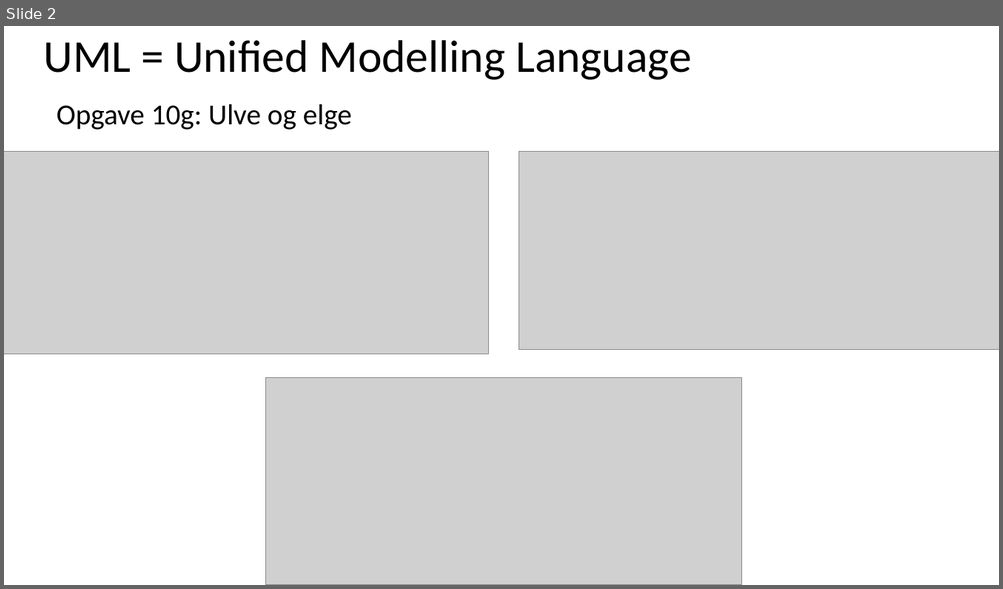
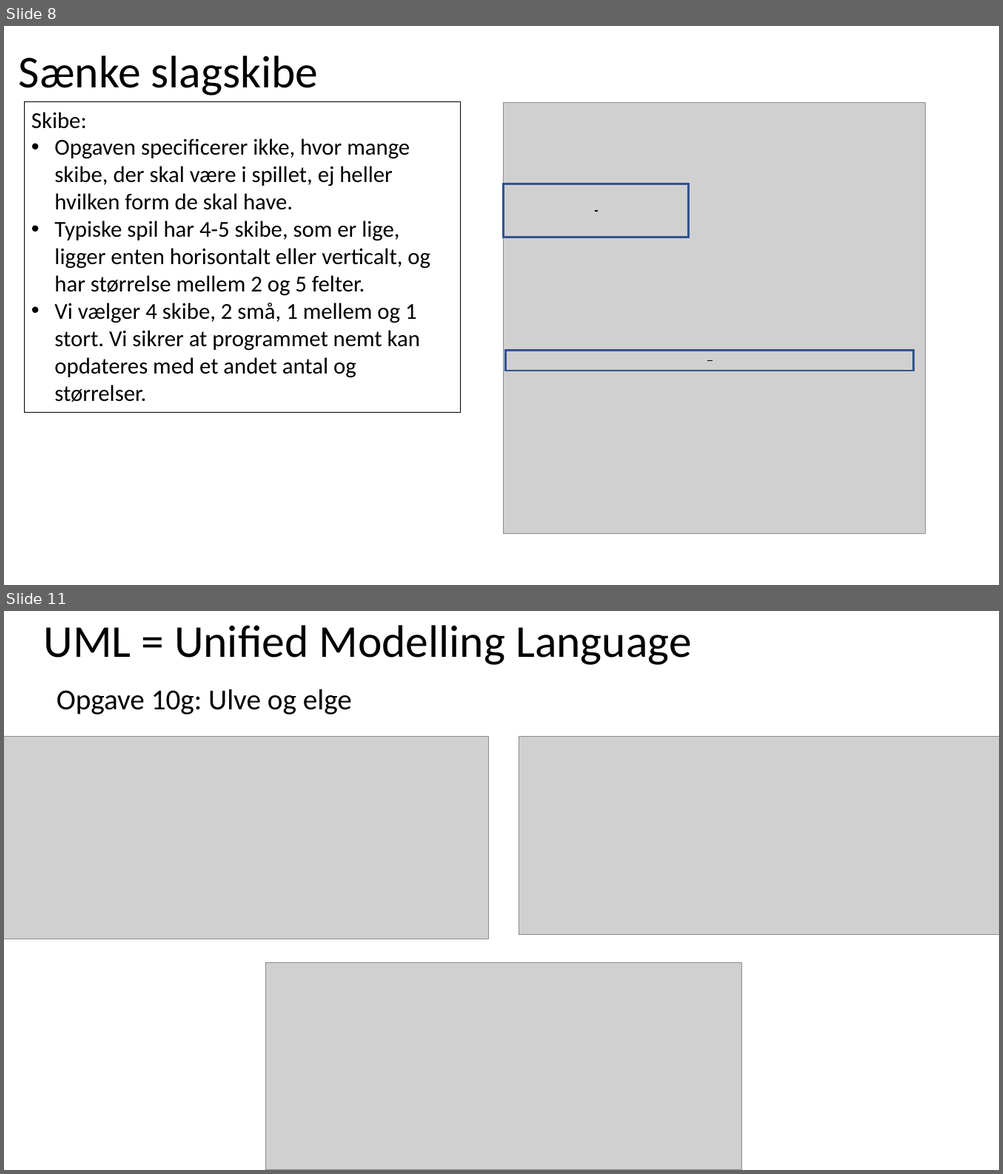
Before and after one commit to fisterloegsovs/pop22, a slide deck: lectures/13.1-3/lecture13.2.pptx. Shown one above the other, each under a label of ours: slide 2 before the commit, slides 8 and 11 after it; the slides between them are not shown. The pictures are 1003x589 and 1003x1174 pixels, drawn with LibreOffice and Linux fonts; fonts in the diff are those of the drawing; grey boxes stand for pictures. Boxes give left, top, right and bottom in pixels: in the first picture for what was removed or moved away, otherwise in the second. Text is boxed around its words. In the diff, an @@ line names an element or a change of style, - is before the commit and + after.

```diff
--- a/lectures/13.1-3/lecture13.2.pptx
+++ b/lectures/13.1-3/lecture13.2.pptx
@@ slide 8 added at (4, 26, 999, 585), background #FFFFFF @@
@@ text added at (19, 56, 318, 96), 44 pt, text #000000 @@
+Sænke slagskibe
@@ rectangle added at (24, 101, 461, 412), outline #000000 0.75 pt, 22 pt, text #000000 @@
+Skibe:
+• Opgaven specificerer ikke, hvor mange skibe, der skal være i spillet, ej heller hvilken form de skal have.
+• Typiske spil har 4-5 skibe, som er lige, ligger enten horisontalt eller verticalt, og har størrelse mellem 2 og 5 felter.
+• Vi vælger 4 skibe, 2 små, 1 mellem og 1 stort. Vi sikrer at programmet nemt kan opdateres med et andet antal og størrelser.
@@ picture added at (504, 103, 925, 534) @@
@@ rectangle added at (504, 184, 688, 237), outline #325491 2 pt @@
@@ rectangle added at (506, 351, 913, 372), outline #325491 2 pt @@
@@ what was slide 2 is now slide 11 @@
```
Also in this commit, not shown: 1 slide changed, 8 other slides added, 5 other files.
